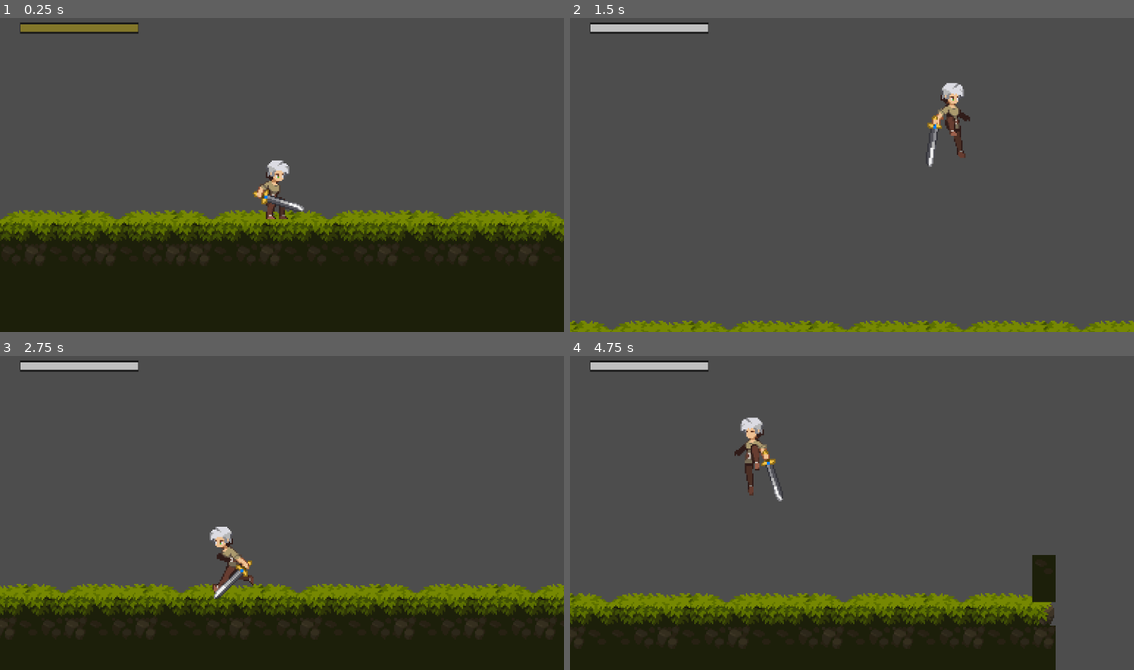
Above: before the commit, frames 1-4 (two rows, left to right).
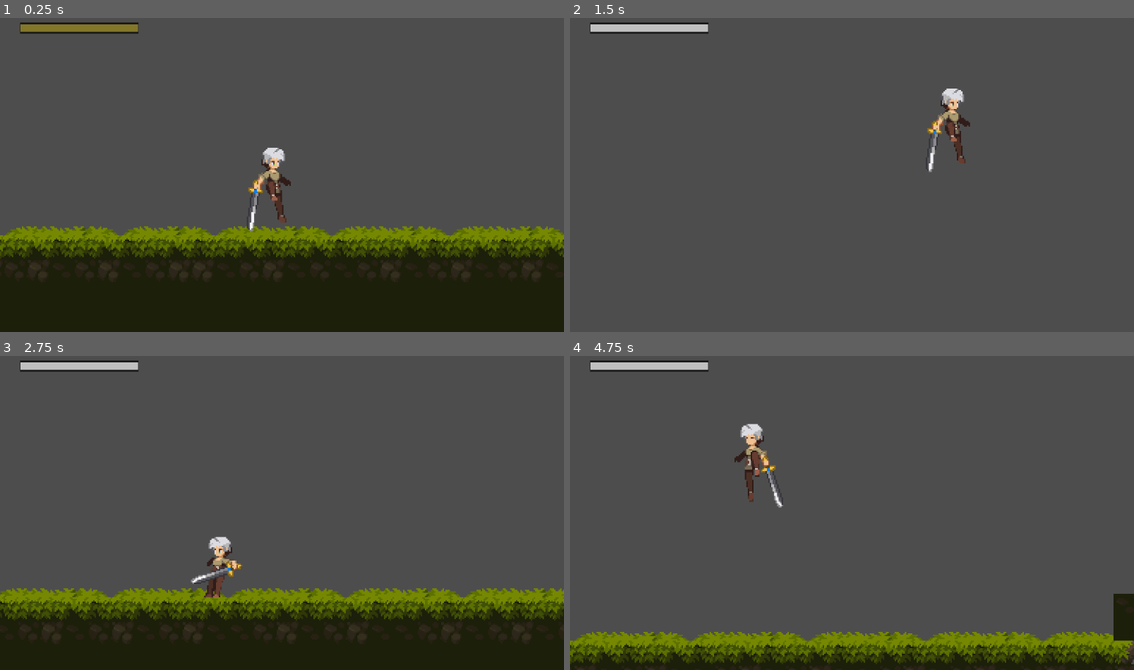
Above: after the commit, the same moments.

Repository: RynEEvans/New-World
Game: Godot game, scene res://Scenes/test_level.tscn
Two runs of this game, one before a commit and one after it. Both use one fixed random seed, a clock stepped at 60 frames per second and the inputs below.
Inputs:
- Up to frame 1 (0.25 s): no input
- Up to frame 2 (1.5 s): hold D (right) from 0.53 s (still down); tap Space (jump) at 0.6, 0.77, 1.07 s; tap Shift (dash) at 1.35 s
- Up to frame 3 (2.75 s): tap Space (jump) at 1.52, 1.55, 1.82, 2.1 s; release D (right) at 2.03 s; hold A (left) from 2.03 s (still down)
- Up to frame 4 (4.75 s): release A (left) at 2.78 s; hold D (right) 2.78-4.28 s; tap Shift (dash) at 2.85, 4.35 s; tap Space (jump) at 3.02, 3.05, 3.32, 3.6, 3.77, 4.07, 4.52, 4.55 s; hold A (left) from 4.28 s (still down)

The runs differ from the first frame. In frame 1, 13% of the frame differs, in the area x 0-100%, y 41-80%; in frame 2, 3.7%; in frame 3, 6.9%; in frame 4, 20%, in the area x 0-100%, y 19-100%.

Commit message:
Gravity Mechanics

Diff:
--- a/new-world/Character/player.gd
+++ b/new-world/Character/player.gd
@@ -5,12 +5,14 @@
 @export var jump_velocity : float = -200.0
 @export var double_jump_velocity : float = -100.0
 @export var dash_speed : float = 2000.0
+@export var player_gravity : float = 1
 
 @onready var animated_sprite : AnimatedSprite2D = $AnimatedSprite2D
 @onready var fuelbar = $CanvasLayer/Fuelbar
 
 var has_double_jumped : bool = false
 var jetpack_fuel : int = 2
+var max_fuel : int = 2
 var animation_locked : bool = false
 var movement_locked : bool = false
 var direction : Vector2 = Vector2.ZERO
@@ -25,7 +27,7 @@
 func _physics_process(delta: float) -> void:
 	# Add the gravity.
 	if not is_on_floor():
-		velocity += get_gravity() * delta
+		velocity += get_gravity() * delta * player_gravity
 		was_in_air = true
 	else:
 		has_double_jumped = false
@@ -98,7 +100,7 @@
 	animation_locked = true
 
 func double_jump():
-	velocity.y = double_jump_velocity
+	velocity.y = double_jump_velocity * 3
 	animated_sprite.play("JumpDouble")
 	animation_locked = true
 	has_double_jumped = true
@@ -126,6 +128,22 @@
 func _set_jetfuel(value):
 	fuelbar._set_jetfuel(value)
 
+func check_jetfuel():
+	if(jetpack_fuel != max_fuel):
+		if(jetpack_fuel == 1):
+			if ($fuel_timer1.time_left < 0):
+				$fuel_timer1.start()
+			else:
+				pass
+		elif ($fuel_timer2.time_left < 0):
+			$fuel_timer2.start()
+		else:
+			pass
+		if(jetpack_fuel > 2):
+			jetpack_fuel = 2
+			_set_jetfuel(jetpack_fuel)
+
+
 func _on_animated_sprite_2d_animation_finished() -> void:
 	if(["JumpEnd","JumpStart","JumpDouble","Dash"].has(animated_sprite.animation)):
 		animation_locked = false
@@ -138,7 +156,13 @@
 func _on_fuel_timer_1_timeout() -> void:
 	jetpack_fuel = jetpack_fuel + 1
 	_set_jetfuel(jetpack_fuel)
+	check_jetfuel()
+	if(jetpack_fuel > 2):
+		jetpack_fuel = 2
+		_set_jetfuel(jetpack_fuel)
+
 
 func _on_fuel_timer_2_timeout() -> void:
 	jetpack_fuel = jetpack_fuel + 1
 	_set_jetfuel(jetpack_fuel)
+	check_jetfuel()
--- /dev/null
+++ b/new-world/Character/player_other.tscn
@@ -0,0 +1,5 @@
+[gd_scene format=3 uid="uid://phgsdvmppj5i"]
+
+[ext_resource type="PackedScene" path="res://Character/player.tscn" id="1_i0hqj"]
+
+[node name="Player" unique_id=1945334938 instance=ExtResource("1_i0hqj")]
--- a/new-world/Scenes/test_level.tscn
+++ b/new-world/Scenes/test_level.tscn
@@ -1,8 +1,36 @@
 [gd_scene format=4 uid="uid://bnlt8qxfvrlb7"]
 
 [ext_resource type="Texture2D" uid="uid://d36mhpd2jyure" path="res://Assests/Legacy-Fantasy - High Forest 2.0/Legacy-Fantasy - High Forest 2.3/Assets/Tiles.png" id="1_iti4p"]
-[ext_resource type="PackedScene" uid="uid://bholt8ur2qfpv" path="res://Character/player.tscn" id="2_dtjkg"]
+[ext_resource type="PackedScene" path="res://Character/player.tscn" id="2_dtjkg"]
 [ext_resource type="Texture2D" uid="uid://2lypyb55bl28" path="res://Assests/DumDumAssests/SPtiles.png" id="3_eglq2"]
+
+[sub_resource type="GDScript" id="GDScript_eglq2"]
+script/source = "extends Node2D
+
+@export var world_gravity : int = 490
+
+var selected_map : String
+var map_gravity : float
+
+# Called when the node enters the scene tree for the first time.
+func _ready() -> void:
+	pass
+
+
+# Called every frame. 'delta' is the elapsed time since the previous frame.
+func _process(_delta: float) -> void:
+	pass
+func set_gravity():
+	match selected_map:
+		\"world-1\":
+			map_gravity = 490
+		\"world-2\":
+			map_gravity = 200
+		\"world-3\":
+			map_gravity = 10
+
+	return map_gravity
+"
 
 [sub_resource type="TileSetAtlasSource" id="TileSetAtlasSource_dtjkg"]
 texture = ExtResource("1_iti4p")
@@ -568,6 +596,7 @@
 sources/0 = SubResource("TileSetAtlasSource_rsyfn")
 
 [node name="TestLevel" type="Node2D" unique_id=1015610748]
+script = SubResource("GDScript_eglq2")
 
 [node name="TileMap" type="TileMap" parent="." unique_id=1890780062]
 tile_set = SubResource("TileSet_eglq2")
@@ -578,20 +607,6 @@
 tile_map_data = PackedByteArray("AAD5////AAAAAAAAAAD5/wEAAAABAAIAAAD5/wIAAAABAAMAAAD5/wMAAAABAAMAAAD5/wQAAAABAAMAAAD5/w …(9040 unchanged characters)…
 tile_set = SubResource("TileSet_eglq2")
 
-[node name="Player" parent="." unique_id=1945334938 instance=ExtResource("2_dtjkg")]
-position = Vector2(0, -31)
-double_jump_velocity = -200.0
-
-[node name="RemoteTransform2D" type="RemoteTransform2D" parent="Player" unique_id=590333487]
-remote_path = NodePath("../Camera2D")
-
-[node name="Camera2D" type="Camera2D" parent="Player" unique_id=1408667712]
-zoom = Vector2(3, 3)
-process_callback = 0
-position_smoothing_enabled = true
-drag_horizontal_enabled = true
-drag_vertical_enabled = true
-
 [node name="TileMap2" type="TileMap" parent="." unique_id=1511890074]
 tile_set = SubResource("TileSet_7w7ni")
 format = 2
@@ -600,3 +615,14 @@
 use_parent_material = true
 tile_map_data = PackedByteArray("AAAnAP//AAABAAAAAAAnAAAAAAABAAEAAAAnAAEAAAABAAIAAAAnAAIAAAABAAMAAAAnAAMAAAABAAQAAAAoAP …(2240 unchanged characters)…
 tile_set = SubResource("TileSet_7w7ni")
+
+[node name="Player" parent="." unique_id=1945334938 instance=ExtResource("2_dtjkg")]
+position = Vector2(-2, -47)
+
+[node name="Camera2D" type="Camera2D" parent="Player" unique_id=791086878]
+zoom = Vector2(3, 3)
+position_smoothing_enabled = true
+drag_horizontal_enabled = true
+
+[node name="RemoteTransform2D" type="RemoteTransform2D" parent="Player" unique_id=433067707]
+remote_path = NodePath("../Camera2D")
Not shown, changed: new-world/icon.svg.import
Not shown, removed: new-world/Character/player.tscn3791063412.tmp
Not shown, removed: new-world/Character/player.tscn4233274742.tmp
